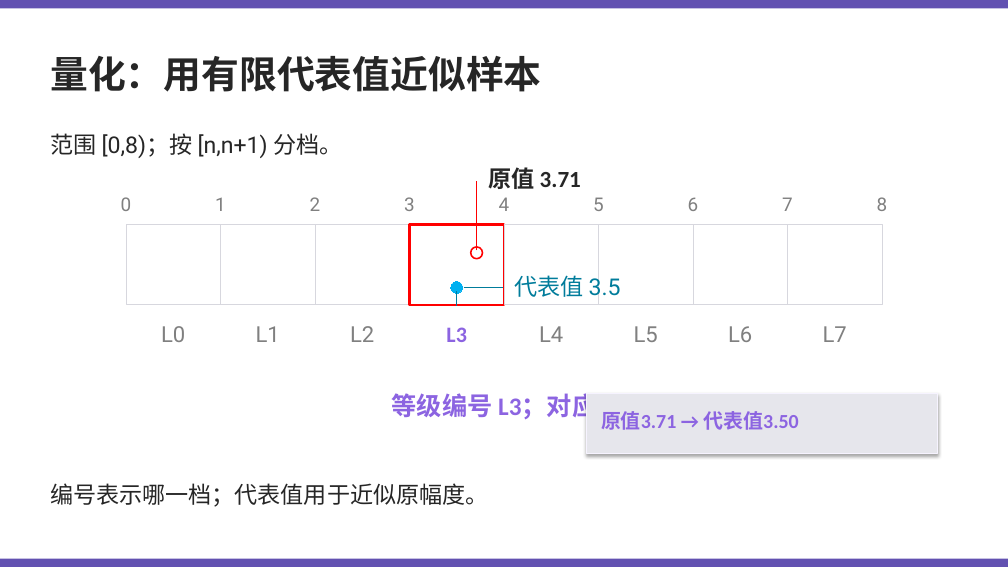
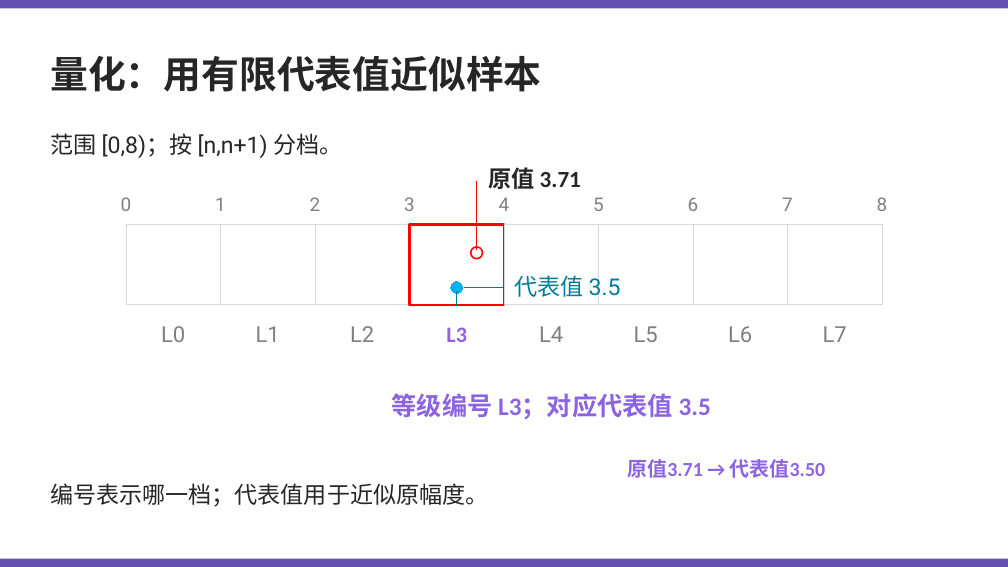
Before and after one commit to Kunonepeng/shtick, a slide deck: slide 18 of 1-2-encoding/1-2-3-audio-encoding-v2/1-2-3-audio-encoding-v8.6.gpt.pptx. Drawn at 1008x567 pixels with LibreOffice and Linux fonts; fonts in the diff are those of the drawing. Boxes give left, top, right and bottom in pixels: in the first picture for what was removed or moved away, otherwise in the second. Text is boxed around its words. In the diff, an @@ line names an element or a change of style, - is before the commit and + after.

```diff
--- a/1-2-encoding/1-2-3-audio-encoding-v2/1-2-3-audio-encoding-v8.6.gpt.pptx
+++ b/1-2-encoding/1-2-3-audio-encoding-v2/1-2-3-audio-encoding-v8.6.gpt.pptx
@@ rectangle removed at (x1=587, y1=394, x2=938, y2=454) @@
@@ text "原值3.71 → 代表值3.50" moved from (x1=601, y1=411, x2=798, y2=430) to (x1=627, y1=459, x2=825, y2=478) @@
```
Also in this commit, not shown: 11 other slides changed, 12 other files.
